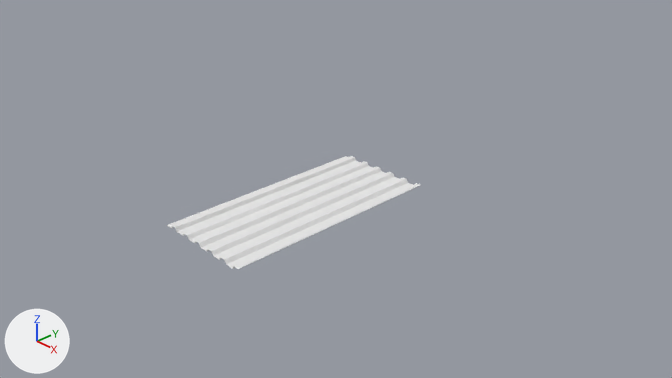
A saved change to the Blender file sources/EPAroofMetalSheet107-183cm.blend.
Both versions are drawn from the file's camera 'Camera'. Every picture has the same lights, and +X, +Y and +Z are marked at lower left.
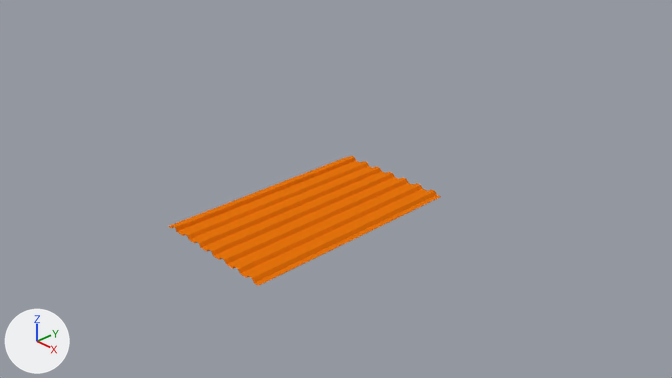
Where the change shows, as pixel boxes (x1, y1, x2, y2) in the pictures (672 x 378 px):
'Cube', reshaped (7% wider, 15% taller)
    before: (167, 156, 420, 269)
    after: (169, 156, 441, 286)
part 1 of me_cube, built on
    before: (234, 183, 420, 269)
    after: (234, 183, 441, 286)
part 2 of me_cube, recoloured (white to orange)
    both: (169, 156, 413, 269)

Diff of the bpy script that builds the scene:
```diff
--- a/sources/EPAroofMetalSheet107-183cm.blend.py
+++ b/sources/EPAroofMetalSheet107-183cm.blend.py
@@ mat_roofmaterial @@
+mat_roofmaterial = diffuse_material('RoofMaterial')
+mat_roofmaterial.base_color = (0.8, 0.18, 0.0041)  # orange #e7760d
@@ me_cube @@
 # used by ob_cube; location = (-0.04, 0.0, 0.04); scale = (1.07, 1.83, 0.0025)
-me_cube.from_pydata(...)  # 348 vertices, 346 faces; spans x -1.0..0.6, y -1.0..1.0, z -1.4..22.9
+me_cube.from_pydata(...)  # 432 vertices, 430 faces; spans x -1.0..1.0, y -1.0..1.0, z -1.4..22.9
+# me_cube part 1
+# 1 face is deleted
+# 4 vertices move from x 0.6, y -1.0..1.0, z 20.5..22.5 to x 0.6, y -1.0..1.0, z 20.9..22.1
+# 42 vertices are added at x 0.7..1.0, y -1.0, z -1.1..22.1
+# 42 new vertices lie (0.0, 2.0, 0.0) away from vertices in x 0.7..1.0, y -1.0, z -1.1..22.1
+# 85 new faces join them
+# me_cube part 2: 345 faces spanning x -1.0..0.6, y -1.0..1.0, z -1.4..22.9 switch from mat_material (white #e7e7e7) to mat_roofmaterial (orange #e7760d)
```
